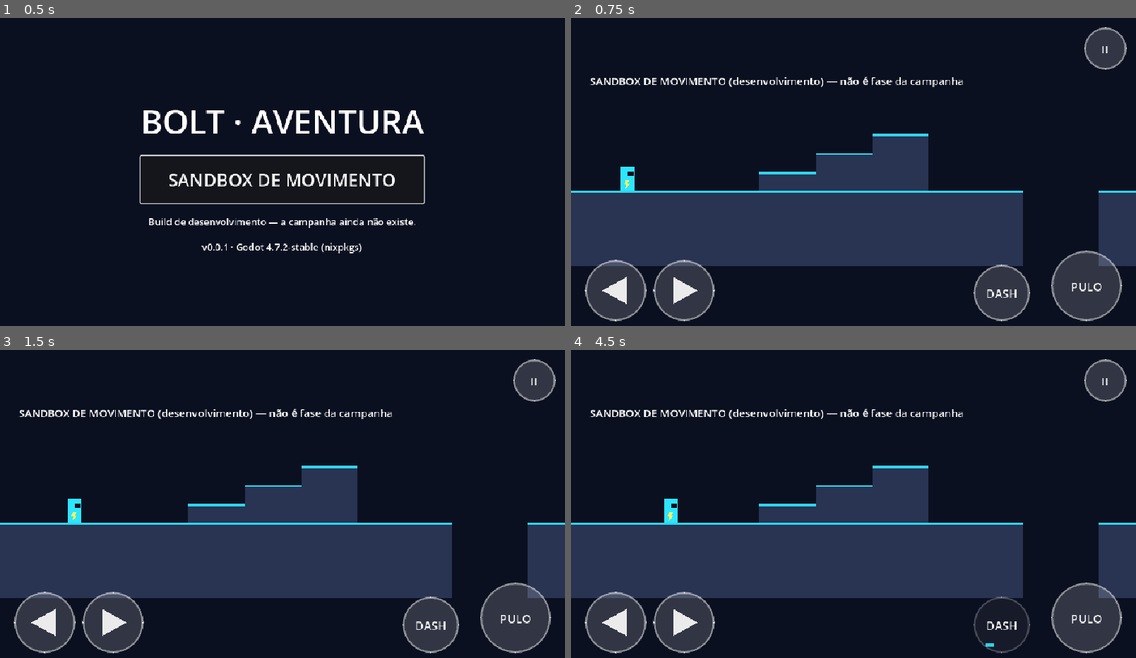
Above: before the commit, frames 1-4 (two rows, left to right).
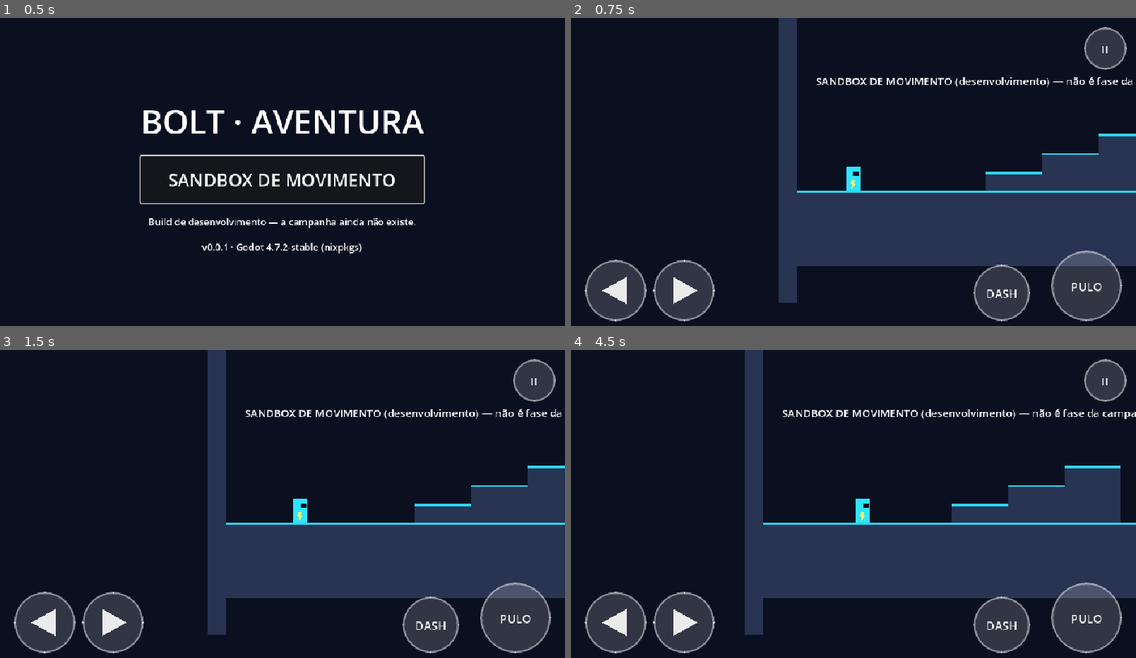
Above: after the commit, the same moments.

Repository: jyanzy19-yml/new-bolt-aventura
Game: Godot game, scene res://scenes/boot/boot.tscn
The game is run twice, just before and just after one commit, with the same random seed, the same clock (stepped at 60 frames per second) and the same inputs.
Inputs (mouse positions are in pixels of both pictures, inside the frame that each line leads up to):
- Up to frame 1 (0.5 s): no input
- Up to frame 2 (0.75 s): click "SANDBOX DE MOVIMENTO" at 0.5 s
- Up to frame 3 (1.5 s): tap Enter at 1.25 s; move the mouse to (406, 491) at 1.27 s; hold D (move_right) from 1.28 s (still down); tap J (attack) at 1.35 s; click (406, 491) at 1.42 s
- Up to frame 4 (4.5 s): tap Space (jump) at 1.52 s; release D (move_right) at 2 s; drag from (740, 525) to (825, 571) at 2.02 s; move the mouse to (910, 439) at 2.77 s; hold A (move_left) 2.78-3.5 s; tap E (interact) at 2.85 s; drag from (825, 571) to (684, 460) at 3.52 s; move the mouse to (1023, 556) at 4.27 s; hold D (move_right) from 4.28 s (still down); tap Shift (dash) at 4.35 s

Frame 1 is identical in both runs. In frame 2, 22% of the frame differs, in the area x 0-100%, y 0-93%; in frame 3, 22%; in frame 4, 23%, in the area x 0-100%, y 0-99%.
Error after the commit: Parse Error: Could not find type "BoltCheckpoint" in the current scope. (res://scripts/levels/movement_sandbox.gd:16)

Commit message:
feat: add checkpoint respawn flow to sandbox

Diff:
--- a/scripts/levels/movement_sandbox.gd
+++ b/scripts/levels/movement_sandbox.gd
@@ -13,10 +13,12 @@
 @onready var _player: BoltPlayer = %Bolt
 @onready var _spawn: Marker2D = %SpawnPoint
 @onready var _kill_zone: Area2D = %KillZone
+@onready var _checkpoint: BoltCheckpoint = %Checkpoint
 @onready var _goal: Area2D = %Goal
 @onready var _hud: Hud = %Hud
 
 var _completed: bool = false
+var _respawn_position: Vector2 = Vector2.ZERO
 
 
 func _ready() -> void:
@@ -28,14 +30,20 @@
 	_hud.bind_player(_player)
 	_hud.set_restart_path(LEVEL_PATH)
 	_kill_zone.body_entered.connect(_on_kill_zone_body_entered)
+	_checkpoint.activated.connect(_on_checkpoint_activated)
 	_goal.body_entered.connect(_on_goal_body_entered)
-	_player.respawn(_spawn.global_position)
+	_respawn_position = _spawn.global_position
+	_player.respawn(_respawn_position)
+
+
+func _on_checkpoint_activated(_checkpoint_id: StringName, respawn_position: Vector2) -> void:
+	# O ponto ativo é estado da sessão da sandbox; persistência entre execuções virá com SaveSystem.
+	_respawn_position = respawn_position
 
 
 func _on_kill_zone_body_entered(body: Node2D) -> void:
 	if body == _player:
-		# "Checkpoint" provisório: o único ponto de retorno é o início da sandbox.
-		_player.respawn(_spawn.global_position)
+		_player.respawn(_respawn_position)
 
 
 func _on_goal_body_entered(body: Node2D) -> void:
